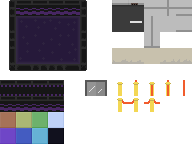
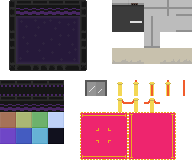
Comparing the layer stacks of the two w=192, h=160 images. Changes:
added layer "Livello 10" above "Livello 9" over [128, 112, 176, 160]
added layer "Livello 9" above "Livello 8" over [80, 112, 128, 160]
